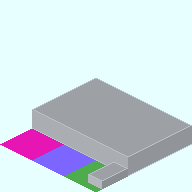
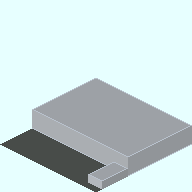
Layer changes from the first 192x192 image to the second:
painted on "Base_Plate_3x3.png" over (0, 129, 106, 192)
